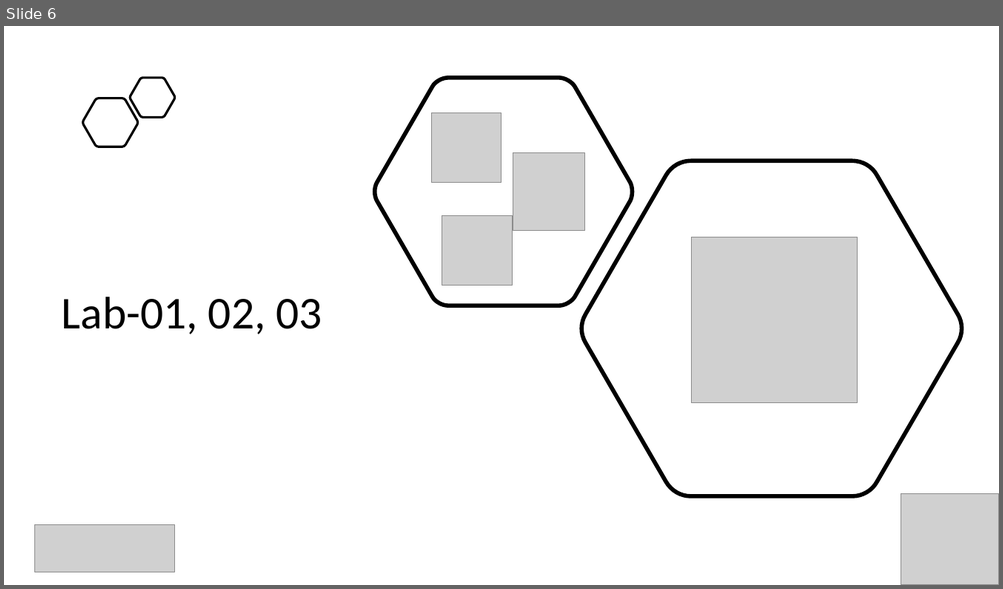
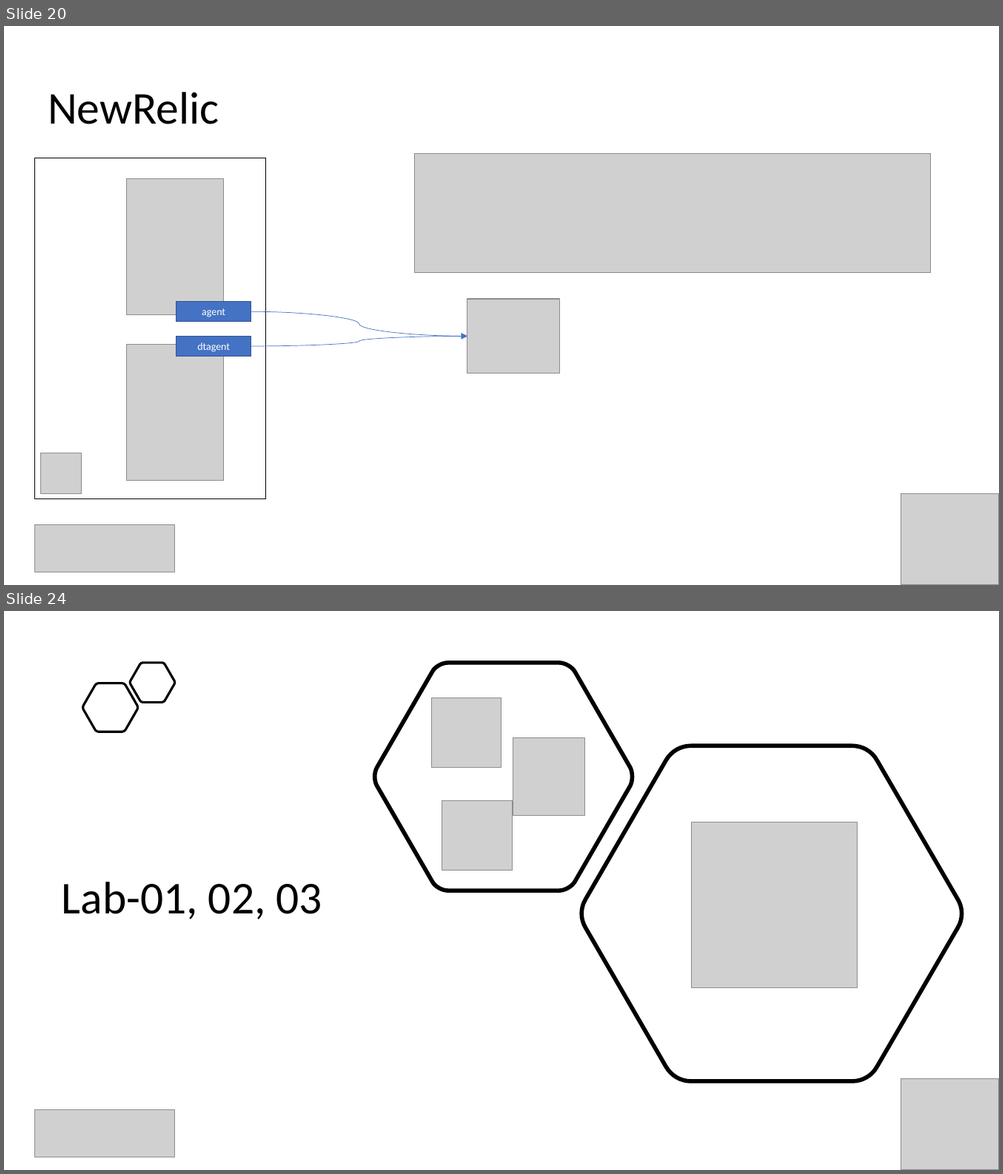
Before and after one commit to evgenyb/aks-workshops, a slide deck: 06-monitoring-options-in-aks/slides/monitoring-options-in-AKS.pptx. Shown one above the other, each under a label of ours: slide 6 before the commit, slides 20 and 24 after it; the slides between them are not shown. The pictures are 1003x589 and 1003x1174 pixels, drawn with LibreOffice and Linux fonts; fonts in the diff are those of the drawing; grey boxes stand for pictures. Boxes give left, top, right and bottom in pixels: in the first picture for what was removed or moved away, otherwise in the second. Text is boxed around its words. In the diff, an @@ line names an element or a change of style, - is before the commit and + after.

```diff
--- a/06-monitoring-options-in-aks/slides/monitoring-options-in-AKS.pptx
+++ b/06-monitoring-options-in-aks/slides/monitoring-options-in-AKS.pptx
@@ slide 20 added at [4, 26, 999, 585], background #FFFFFF @@
@@ title added at [48, 92, 219, 124], 44 pt, text #000000 @@
+NewRelic
@@ rectangle added at [34, 158, 266, 499], outline #000000 1 pt @@
@@ picture added at [415, 153, 930, 273] @@
@@ picture added at [126, 179, 223, 315] @@
@@ rectangle added at [176, 302, 251, 322], fill #4472C4, outline #325491 1 pt, 10 pt, text #FFFFFF @@
+agent
@@ curved arrow added from (251, 312) to (467, 336), #4472C4 0.5 pt @@
@@ picture added at [467, 299, 559, 374] @@
@@ rectangle added at [176, 336, 251, 357], fill #4472C4, outline #325491 1 pt, 10 pt, text #FFFFFF @@
+dtagent
@@ curved arrow added from (251, 347) to (467, 336), #4472C4 0.5 pt @@
@@ picture added at [126, 345, 223, 481] @@
@@ picture added at [40, 454, 81, 494] @@
@@ picture added at [901, 494, 999, 585] @@
@@ picture added at [34, 526, 175, 572] @@
@@ what was slide 6 is now slide 24 @@
```
Also in this commit, not shown: 1 slide changed, 18 other slides added, 1 slide removed, 5 other files.
